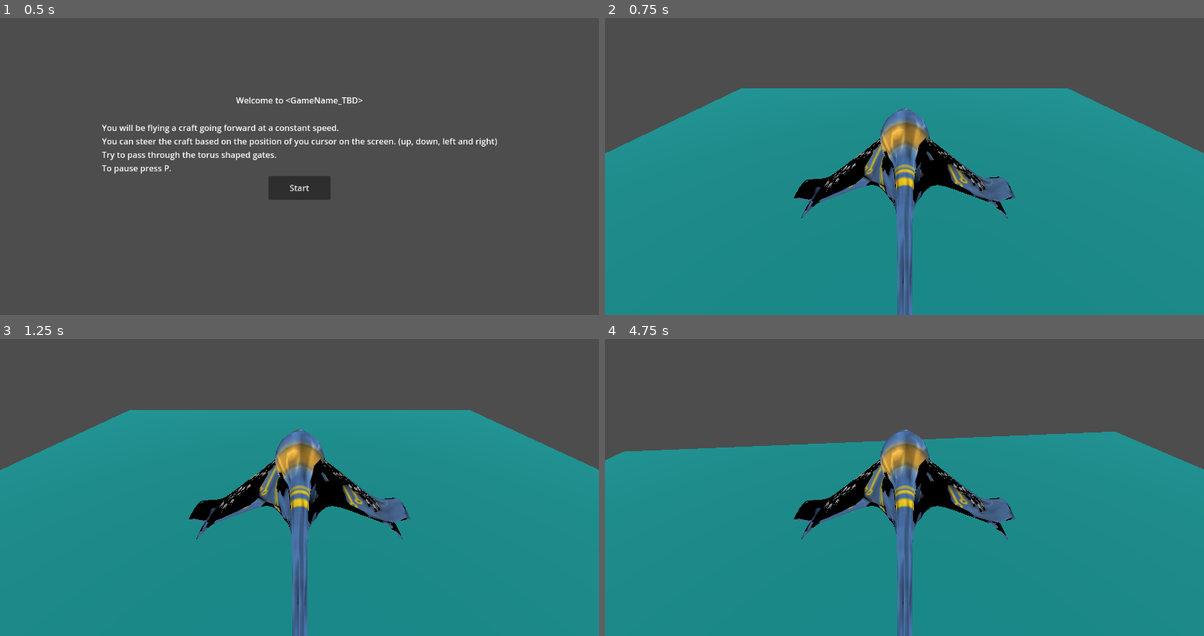
Above: before the commit, frames 1-4 (two rows, left to right).
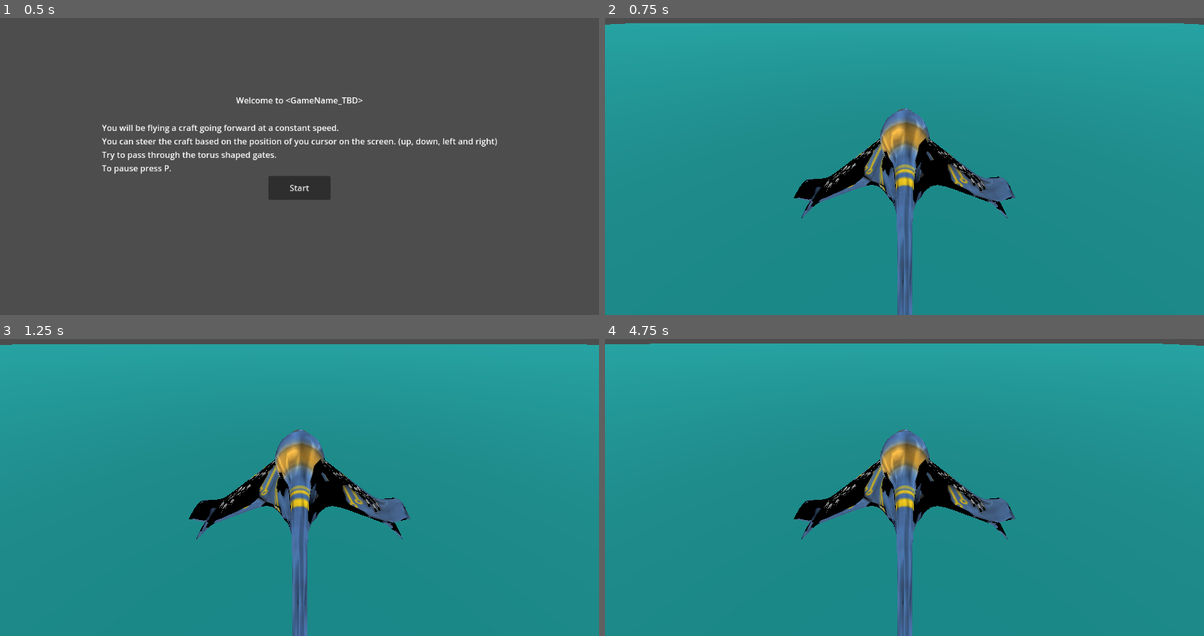
Above: after the commit, the same moments.

Repository: Shahriar-Kariman/flying_ship
Game: Godot game, scene res://start_screen.tscn
The game is run twice, just before and just after one commit, with the same random seed, the same clock (stepped at 60 frames per second) and the same inputs.
Inputs (mouse positions are in pixels of both pictures, inside the frame that each line leads up to):
- Up to frame 1 (0.5 s): no input
- Up to frame 2 (0.75 s): click "Start" at 0.5 s
- Up to frame 3 (1.25 s): no input
- Up to frame 4 (4.75 s): move the mouse to (1036, 451) at 1.27 s; hold D (right) 1.28-2.03 s; move the mouse to (784, 484) at 2.02 s; hold S (backward) 2.03-2.78 s; move the mouse to (964, 395) at 2.77 s; hold D (right) 2.78-3.53 s; move the mouse to (874, 535) at 3.52 s; hold W (forward) 3.53-4.28 s; move the mouse to (1084, 517) at 4.27 s; hold A (left) from 4.28 s (still down)

Frame 1 is identical in both runs. In frame 2, 27% of the frame differs, in the area x 0-100%, y 1-46%; in frame 3, 27%; in frame 4, 33%, in the area x 0-100%, y 1-44%.

Commit message:
made the obsticle object more or less.

Diff:
--- /dev/null
+++ b/loop.tscn
@@ -0,0 +1,119 @@
+[gd_scene load_steps=7 format=3 uid="uid://cbfvj3a337vqv"]
+
+[ext_resource type="Material" uid="uid://biup5jcd5n4w3" path="res://outer_box.tres" id="1_rl8we"]
+
+[sub_resource type="BoxMesh" id="BoxMesh_k3t3m"]
+
+[sub_resource type="BoxShape3D" id="BoxShape3D_13qwd"]
+
+[sub_resource type="BoxMesh" id="BoxMesh_xlme7"]
+
+[sub_resource type="StandardMaterial3D" id="StandardMaterial3D_4k2us"]
+transparency = 1
+albedo_color = Color(1, 0.662745, 0.266667, 0.34902)
+
+[sub_resource type="BoxShape3D" id="BoxShape3D_ee8x2"]
+
+[node name="loop" type="Node3D"]
+
+[node name="outer" type="Node3D" parent="."]
+
+[node name="box1" type="StaticBody3D" parent="outer"]
+
+[node name="MeshInstance3D" type="MeshInstance3D" parent="outer/box1"]
+transform = Transform3D(1, 0, 0, 0, -4.37114e-08, -1, 0, 1, -4.37114e-08, 0, 0, 0)
+mesh = SubResource("BoxMesh_k3t3m")
+surface_material_override/0 = ExtResource("1_rl8we")
+
+[node name="CollisionShape3D" type="CollisionShape3D" parent="outer/box1"]
+shape = SubResource("BoxShape3D_13qwd")
+
+[node name="box2" type="StaticBody3D" parent="outer"]
+transform = Transform3D(1, 0, 0, 0, 1, 0, 0, 0, 1, 1.00491, 1.00652, 0)
+
+[node name="MeshInstance3D" type="MeshInstance3D" parent="outer/box2"]
+transform = Transform3D(1, 0, 0, 0, -4.37114e-08, -1, 0, 1, -4.37114e-08, 0, 0, 0)
+mesh = SubResource("BoxMesh_k3t3m")
+surface_material_override/0 = ExtResource("1_rl8we")
+
+[node name="CollisionShape3D" type="CollisionShape3D" parent="outer/box2"]
+shape = SubResource("BoxShape3D_13qwd")
+
+[node name="box3" type="StaticBody3D" parent="outer"]
+transform = Transform3D(1, 0, 0, 0, 1, 0, 0, 0, 1, 2.00621, 2.00479, 0)
+
+[node name="MeshInstance3D" type="MeshInstance3D" parent="outer/box3"]
+transform = Transform3D(1, 0, 0, 0, -4.37114e-08, -1, 0, 1, -4.37114e-08, 0, 0, 0)
+mesh = SubResource("BoxMesh_k3t3m")
+surface_material_override/0 = ExtResource("1_rl8we")
+
+[node name="CollisionShape3D" type="CollisionShape3D" parent="outer/box3"]
+shape = SubResource("BoxShape3D_13qwd")
+
+[node name="box4" type="StaticBody3D" parent="outer"]
+transform = Transform3D(1, 0, 0, 0, 1, 0, 0, 0, 1, 1.00375, 3.01289, 0)
+
+[node name="MeshInstance3D" type="MeshInstance3D" parent="outer/box4"]
+transform = Transform3D(1, 0, 0, 0, -4.37114e-08, -1, 0, 1, -4.37114e-08, 0, 0, 0)
+mesh = SubResource("BoxMesh_k3t3m")
+surface_material_override/0 = ExtResource("1_rl8we")
+
+[node name="CollisionShape3D" type="CollisionShape3D" parent="outer/box4"]
+shape = SubResource("BoxShape3D_13qwd")
+
+[node name="box5" type="StaticBody3D" parent="outer"]
+transform = Transform3D(1, 0, 0, 0, 1, 0, 0, 0, 1, 0.0014987, 4.01514, 0)
+
+[node name="MeshInstance3D" type="MeshInstance3D" parent="outer/box5"]
+transform = Transform3D(1, 0, 0, 0, -4.37114e-08, -1, 0, 1, -4.37114e-08, 0, 0, 0)
+mesh = SubResource("BoxMesh_k3t3m")
+surface_material_override/0 = ExtResource("1_rl8we")
+
+[node name="CollisionShape3D" type="CollisionShape3D" parent="outer/box5"]
+shape = SubResource("BoxShape3D_13qwd")
+
+[node name="box6" type="StaticBody3D" parent="outer"]
+transform = Transform3D(1, 0, 0, 0, 1, 0, 0, 0, 1, -1.00075, 3.00616, 0)
+
+[node name="MeshInstance3D" type="MeshInstance3D" parent="outer/box6"]
+transform = Transform3D(1, 0, 0, 0, -4.37114e-08, -1, 0, 1, -4.37114e-08, 0, 0, 0)
+mesh = SubResource("BoxMesh_k3t3m")
+surface_material_override/0 = ExtResource("1_rl8we")
+
+[node name="CollisionShape3D" type="CollisionShape3D" parent="outer/box6"]
+shape = SubResource("BoxShape3D_13qwd")
+
+[node name="box7" type="StaticBody3D" parent="outer"]
+transform = Transform3D(1, 0, 0, 0, 1, 0, 0, 0, 1, -2.0013, 2.00392, 0)
+
+[node name="MeshInstance3D" type="MeshInstance3D" parent="outer/box7"]
+transform = Transform3D(1, 0, 0, 0, -4.37114e-08, -1, 0, 1, -4.37114e-08, 0, 0, 0)
+mesh = SubResource("BoxMesh_k3t3m")
+surface_material_override/0 = ExtResource("1_rl8we")
+
+[node name="CollisionShape3D" type="CollisionShape3D" parent="outer/box7"]
+shape = SubResource("BoxShape3D_13qwd")
+
+[node name="box8" type="StaticBody3D" parent="outer"]
+transform = Transform3D(1, 0, 0, 0, 1, 0, 0, 0, 1, -1.00694, 0.988214, 0)
+
+[node name="MeshInstance3D" type="MeshInstance3D" parent="outer/box8"]
+transform = Transform3D(1, 0, 0, 0, -4.37114e-08, -1, 0, 1, -4.37114e-08, 0, 0, 0)
+mesh = SubResource("BoxMesh_k3t3m")
+surface_material_override/0 = ExtResource("1_rl8we")
+
+[node name="CollisionShape3D" type="CollisionShape3D" parent="outer/box8"]
+shape = SubResource("BoxShape3D_13qwd")
+
+[node name="inner" type="Node3D" parent="."]
+
+[node name="box" type="StaticBody3D" parent="inner"]
+
+[node name="MeshInstance3D" type="MeshInstance3D" parent="inner/box"]
+transform = Transform3D(2.95, 0, 0, 0, 2.95, 0, 0, 0, 0.1, 0, 2, 0)
+mesh = SubResource("BoxMesh_xlme7")
+surface_material_override/0 = SubResource("StandardMaterial3D_4k2us")
+
+[node name="CollisionShape3D" type="CollisionShape3D" parent="inner/box"]
+transform = Transform3D(2.95, 0, 0, 0, 2.95, 0, 0, 0, 0.1, 0, 2, 0)
+shape = SubResource("BoxShape3D_ee8x2")
--- a/main.tscn
+++ b/main.tscn
@@ -17,12 +17,12 @@
 [node name="StaticBody3D" type="StaticBody3D" parent="."]
 
 [node name="MeshInstance3D" type="MeshInstance3D" parent="StaticBody3D"]
-transform = Transform3D(1000, 0, 0, 0, 1, 0, 0, 0, 1000, 0, 0, 0)
+transform = Transform3D(10000, 0, 0, 0, 1, 0, 0, 0, 10000, 0, 0, 0)
 mesh = SubResource("BoxMesh_7s1pe")
 surface_material_override/0 = SubResource("StandardMaterial3D_8g8vx")
 
 [node name="CollisionShape3D" type="CollisionShape3D" parent="StaticBody3D"]
-transform = Transform3D(1000, 0, 0, 0, 1, 0, 0, 0, 1000, 0, 0, 0)
+transform = Transform3D(10000, 0, 0, 0, 1, 0, 0, 0, 10000, 0, 0, 0)
 shape = SubResource("BoxShape3D_edoxw")
 
 [node name="FlyingCraft" parent="." instance=ExtResource("1_pcvgg")]
--- /dev/null
+++ b/outer_box.tres
@@ -0,0 +1,4 @@
+[gd_resource type="StandardMaterial3D" format=3 uid="uid://biup5jcd5n4w3"]
+
+[resource]
+albedo_color = Color(0.741176, 0.968627, 0.552941, 1)
